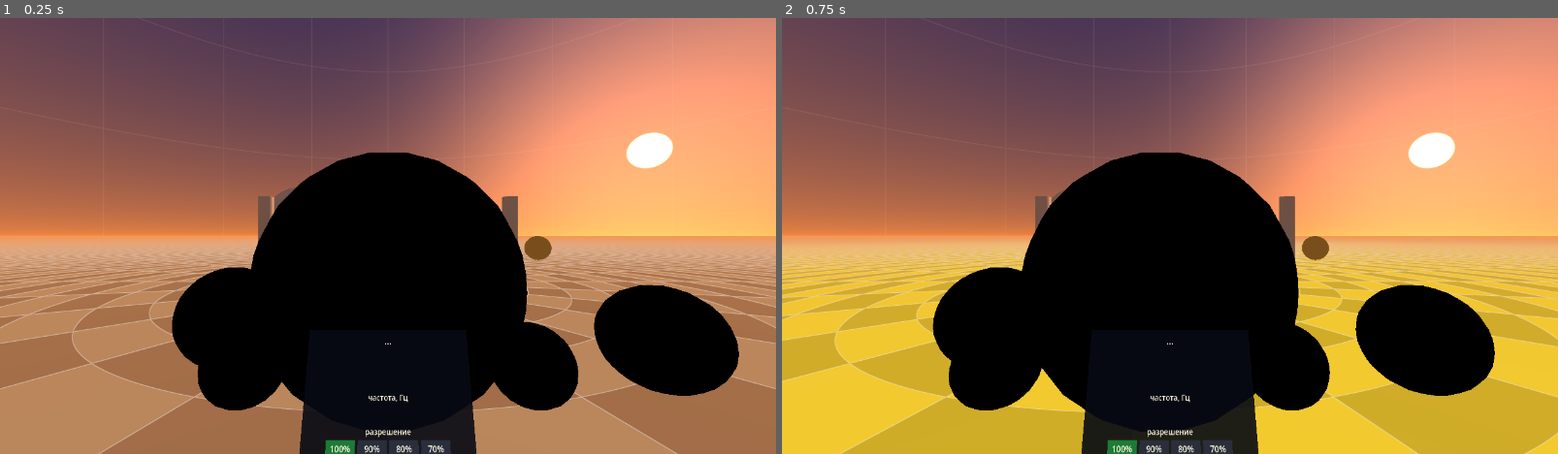
Above: before the commit, frames 1-2 (left to right).
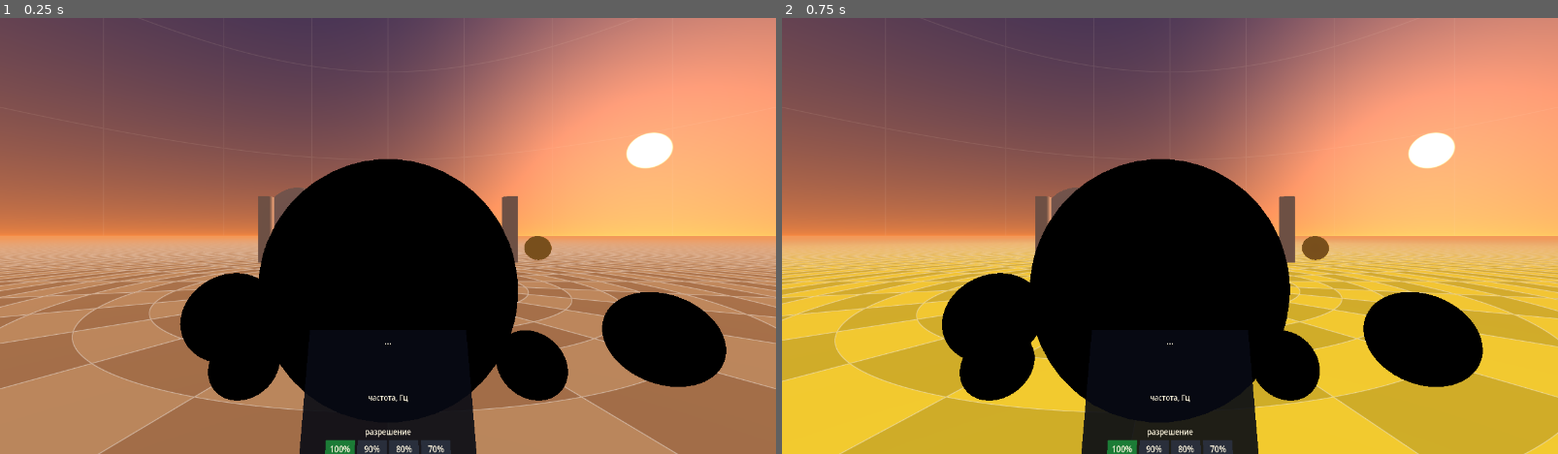
Above: after the commit, the same moments.

Repository: pomid0rko0/steam-frame-wromhole
Game: Godot game, scene res://main.tscn
Same seed, same stepped clock (60 frames per second), same inputs: the game is played once before the commit and once after it.
Inputs (mouse positions are in pixels of both pictures, inside the frame that each line leads up to):
- Up to frame 1 (0.25 s): no input
- Up to frame 2 (0.75 s): tap Enter at 0.5 s; move the mouse to (1340, 214) at 0.52 s; hold D from 0.53 s (still down); hold G from 0.53 s (still down); click (1340, 214) at 0.67 s

The runs differ from the first frame. In frame 1, 3.6% of the frame differs, in the area x 22-96%, y 30-90%; in frame 2, 3.6%, in the area x 19-92%, y 30-90%.

Commit message:
Tighter stencil proxies: 8 cm margin, a finer sphere grown by 2% instead of 6%
The 6% that the coarse sphere (24 x 12) needed made the shell's proxy 25 cm too large: just
outside the shell 99% of the view was marked where 88% would do. A 48 x 24 sphere needs 2%. The
margin need only be more than the near plane: a ray that meets a toy leaves its proxy at least
the margin beyond the hit. proxy_spheres gives the mesh's radius, so the cost model now marks
what the app marks (it had left the 6% out). Model: 4.52 ms over the 13 poses, marked 16% at the
start, 75% just outside the edge, 88% in world B at 5.7 m. Pictures the same (0/255).

Co-Authored-By: Claude Opus 5.5 <noreply@anthropic.com>
Claude-Session: https://claude.ai/code/session_01XBcdHCx6zAPpdwaGNRG77U

Diff:
--- a/godot/main.gd
+++ b/godot/main.gd
@@ -51,8 +51,11 @@
 # the pixels whose rays may meet a toy (_update_proxies), and all of them
 const SHADER_MARK := preload("res://shaders/stencil_mark.gdshader")
 const SHADER_MARK_ALL := preload("res://shaders/stencil_mark_all.gdshader")
-const PROXY_MARGIN := 0.15      # m around each sphere: more than the near plane (camera.near)
-const PROXY_SLACK := 1.06       # the proxy mesh's faces lie inside its sphere: grown by this
+# m around each sphere: more than the near plane (camera.near). A ray that meets a toy inside its
+# sphere leaves the sphere at least this far beyond the hit, so it is marked even where the near
+# plane clips the sphere's near side.
+const PROXY_MARGIN := 0.08
+const PROXY_SLACK := 1.02       # the proxy mesh's faces lie inside its sphere (by 0.4%): grown by this
 const GRAVITY_VIEWS := ["off", "floor", "floor and arrows"]
 const FOVEATION_LEVELS := 3          # the runtime's levels: low, medium, high (set_foveation)
 # Our own density maps (set_foveation 4 and 5), each eye alike, centred: rings out from where the
@@ -1005,8 +1008,8 @@
 	var sphere := SphereMesh.new()
 	sphere.radius = 1.0
 	sphere.height = 2.0
-	sphere.radial_segments = 24
-	sphere.rings = 12
+	sphere.radial_segments = 48
+	sphere.rings = 24
 	var mm := MultiMesh.new()
 	mm.transform_format = MultiMesh.TRANSFORM_3D
 	mm.mesh = sphere
@@ -1059,22 +1062,22 @@
 	var mm := proxies.multimesh
 	var count := 0
 	for s in proxy_spheres(l):
-		var r := s.w * PROXY_SLACK
-		mm.set_instance_transform(count, to_play * Transform3D(Basis.from_scale(Vector3(r, r, r)), Vector3(s.x, s.y, s.z)))
+		mm.set_instance_transform(count, to_play * Transform3D(Basis.from_scale(Vector3(s.w, s.w, s.w)), Vector3(s.x, s.y, s.z)))
 		count += 1
 	mm.visible_instance_count = count
 
 
-## The proxies as spheres in the chart of the universe at l (centre, radius with the margin): the
+## The proxies as spheres in the chart of the universe at l (centre, the mesh's radius: with the
+## margin and the slack): the
 ## shell and that universe's toys; none where the whole view is marked (tools/adreno_cost.py
 ## --split models the split with them).
 func proxy_spheres(l: float) -> PackedVector4Array:
 	var out := PackedVector4Array()
 	if balls == 0 or toy_mode != TOYS_SPLIT or absf(l) <= space.L:
 		return out
-	out.append(Vector4(0.0, 0.0, 0.0, space.Rout + PROXY_MARGIN))
+	out.append(Vector4(0.0, 0.0, 0.0, (space.Rout + PROXY_MARGIN) * PROXY_SLACK))
 	for s in toy_spheres[0 if l > 0.0 else 1]:
-		out.append(Vector4(s.x, s.y, s.z, s.w + PROXY_MARGIN))
+		out.append(Vector4(s.x, s.y, s.z, (s.w + PROXY_MARGIN) * PROXY_SLACK))
 	return out
 
 
Not shown, changed: CLAUDE.md
Not shown, changed: README.md
